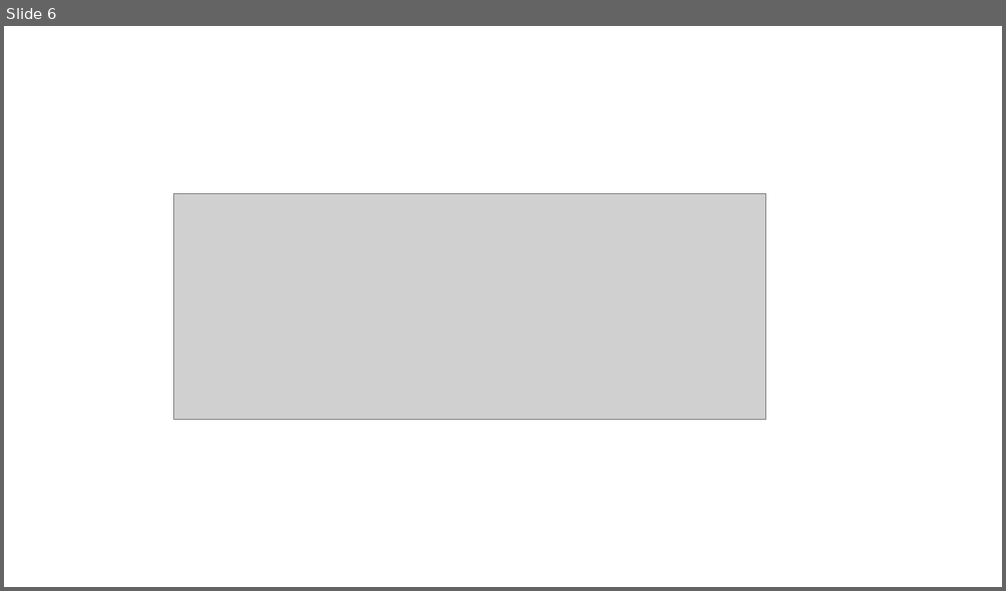
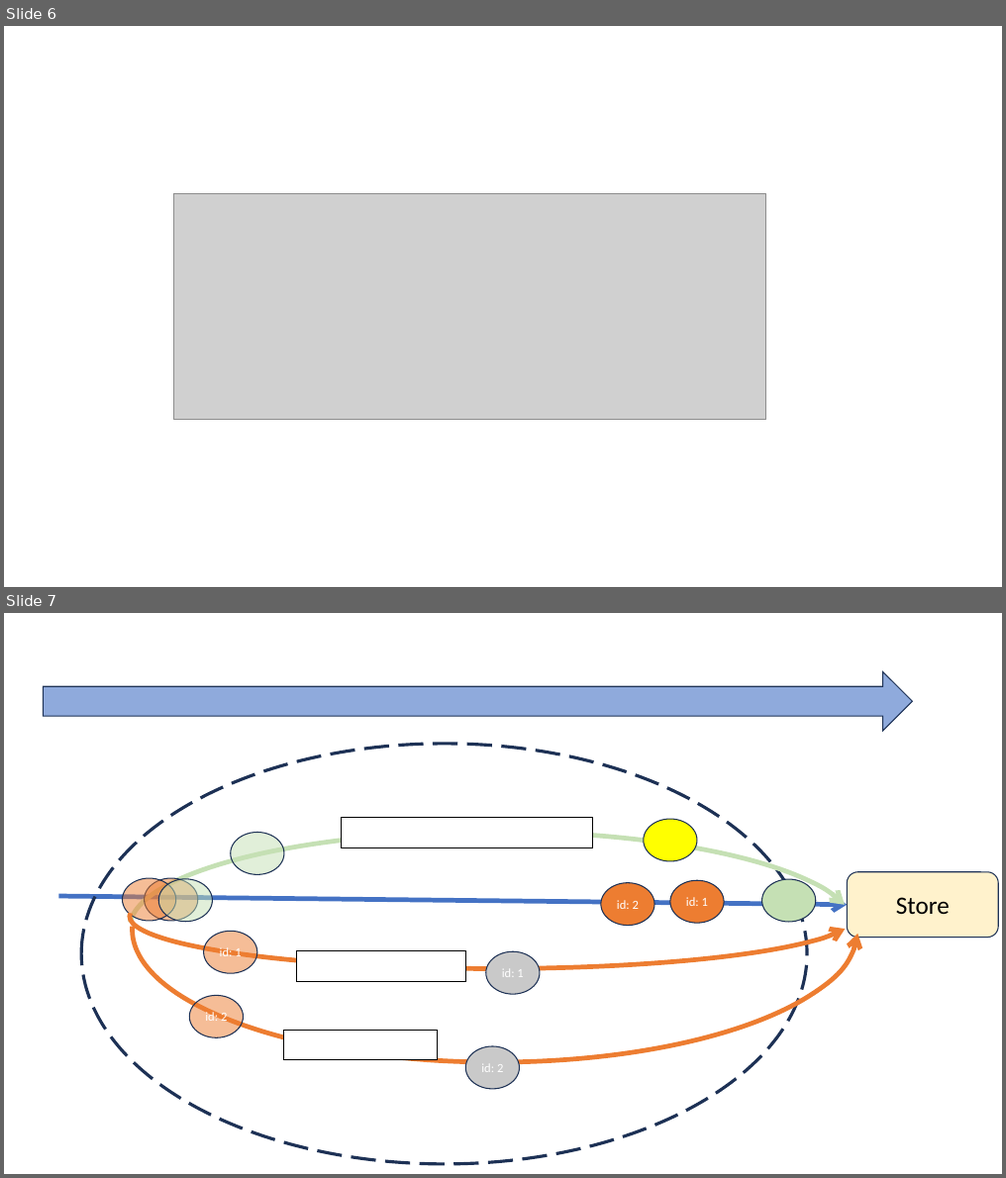
Before and after one commit to laidav/hubfx, a slide deck: documentation/Hubfx Presentation.pptx. Shown one above the other, each under a label of ours: slide 6 before the commit, slides 6 and 7 after it. The pictures are 1006x591 and 1006x1178 pixels, drawn with LibreOffice and Linux fonts; fonts in the diff are those of the drawing; grey boxes stand for pictures. Boxes give left, top, right and bottom in pixels: in the first picture for what was removed or moved away, otherwise in the second. Text is boxed around its words. In the diff, an @@ line names an element or a change of style, - is before the commit and + after.

```diff
--- a/documentation/Hubfx Presentation.pptx
+++ b/documentation/Hubfx Presentation.pptx
@@ slide 7 added at box(4, 613, 1002, 1174), background #FFFFFF @@
@@ right arrow added at box(43, 671, 912, 731), fill #8FAADC, outline #1E3256 1 pt @@
@@ ellipse added at box(81, 744, 807, 1164), outline #1E3256 3 pt dashed @@
@@ arc (boxed as its full ellipse) added at box(132, 797, 857, 1062), outline #ED7D31 4.5 pt @@
@@ rectangle added at box(342, 818, 592, 848), fill #FFFFFF, outline #000000 0.75 pt @@
@@ ellipse added at box(644, 819, 697, 861), fill #FFFF00, outline #1E3256 1 pt @@
@@ arc (boxed as its full ellipse) added at box(130, 832, 855, 1025), outline #C5E0B4 4.5 pt @@
@@ ellipse added at box(231, 833, 285, 875), fill #C5E0B4 at 50% opacity, outline #1E3256 1 pt @@
@@ ellipse added at box(122, 878, 176, 922), fill #ED7D31 at 50% opacity, outline #1E3256 1 pt @@
@@ arc (boxed as its full ellipse) added at box(130, 864, 855, 969), outline #ED7D31 4.5 pt @@
@@ ellipse added at box(144, 878, 198, 922), fill #ED7D31 at 50% opacity, outline #1E3256 1 pt @@
@@ ellipse added at box(159, 879, 213, 922), fill #C5E0B4 at 50% opacity, outline #1E3256 1 pt @@
@@ ellipse added at box(762, 879, 816, 922), fill #C5E0B4, outline #1E3256 1 pt @@
@@ rounded rectangle added at box(846, 872, 998, 937), fill #FFF2CC, outline #1E3256 1 pt, 24 pt, text #000000 @@
+Store
@@ arrow added from (58, 896) to (846, 905), #4472C4 4.5 pt @@
@@ ellipse added at box(601, 883, 654, 926), fill #ED7D31, outline #1E3256 1 pt, 12 pt, text #FFFFFF @@
+id: 2
@@ ellipse added at box(670, 880, 724, 923), fill #ED7D31, outline #1E3256 1 pt, 12 pt, text #FFFFFF @@
+id: 1
@@ ellipse added at box(204, 931, 257, 973), fill #ED7D31 at 50% opacity, outline #1E3256 1 pt, 12 pt, text #FFFFFF @@
+id: 1
@@ rectangle added at box(297, 952, 466, 981), fill #FFFFFF, outline #000000 0.75 pt @@
@@ ellipse added at box(486, 953, 540, 995), fill #C9C9C9, outline #1E3256 1 pt, 12 pt, text #FFFFFF @@
+id: 1
@@ ellipse added at box(190, 995, 244, 1039), fill #ED7D31 at 50% opacity, outline #1E3256 1 pt, 12 pt, text #FFFFFF @@
+id: 2
@@ rectangle added at box(284, 1030, 438, 1059), fill #FFFFFF, outline #000000 0.75 pt @@
@@ ellipse added at box(466, 1047, 520, 1089), fill #C9C9C9, outline #1E3256 1 pt, 12 pt, text #FFFFFF @@
+id: 2
```
Also in this commit, not shown: 1 slide changed, 1 other slide added, 2 other files.
